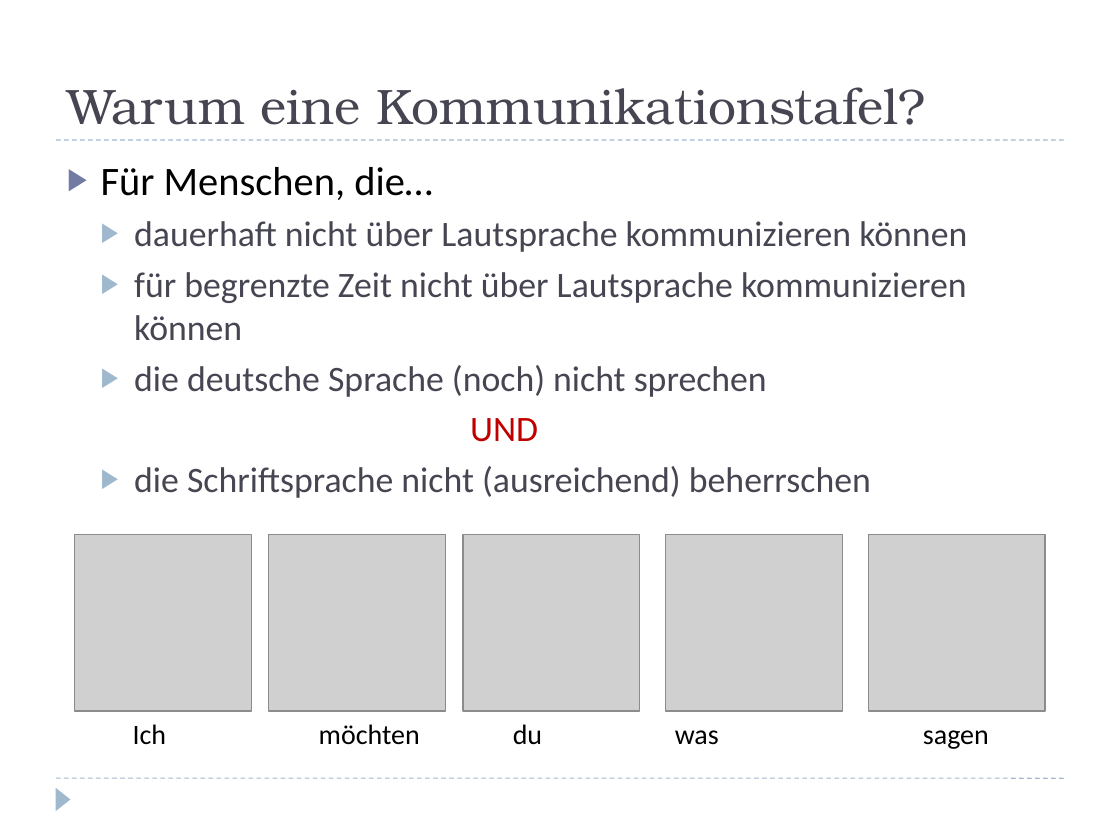
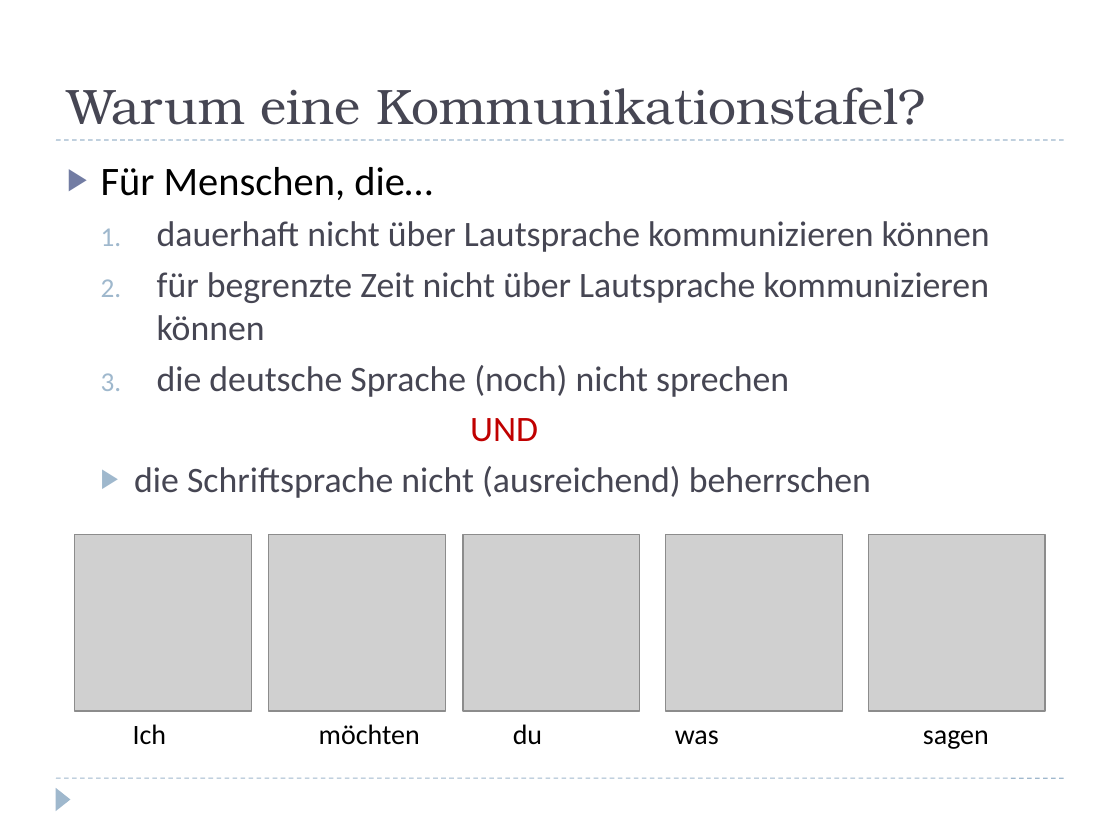
Before and after one commit to beccithepotterhead/ELKOnew, a slide deck: slide 4 of src/ELKO.pptx (slide 3 before the commit). Drawn at 1120x840 pixels with LibreOffice and Linux fonts; fonts in the diff are those of the drawing; grey boxes stand for pictures. Boxes give left, top, right and bottom in pixels: in the first picture for what was removed or moved away, otherwise in the second. Text is boxed around its words. In the diff, an @@ line names an element or a change of style, - is before the commit and + after.

```diff
--- a/src/ELKO.pptx
+++ b/src/ELKO.pptx
@@ text at (157,221,990,397): bullet ▶ to 1. @@
```
Also in this commit, not shown: 4 other slides changed, 2 slides added.
